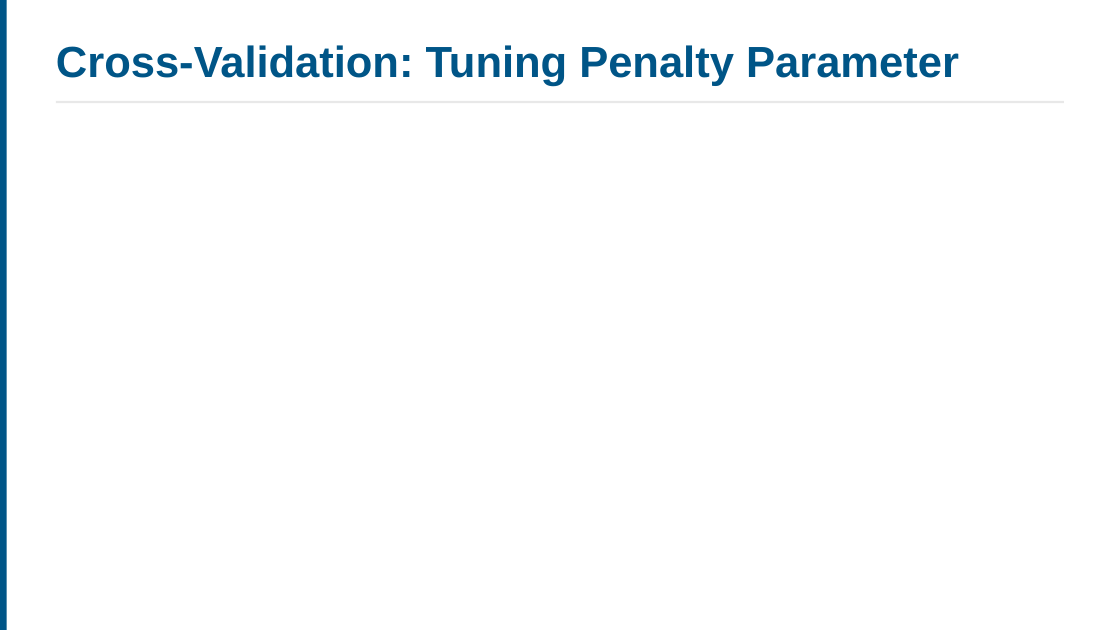
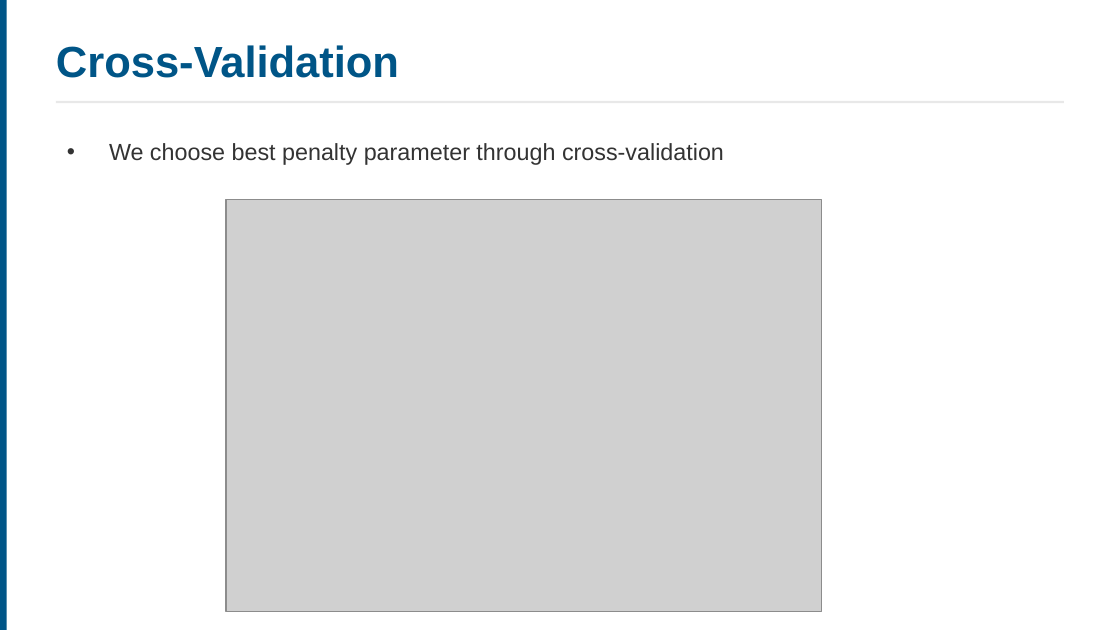
Before and after one commit to ucla-anderson-SSAI/SSAI, a slide deck: slide 40 of Slides/Week1.pptx. Drawn at 1120x630 pixels with LibreOffice and Linux fonts; fonts in the diff are those of the drawing; grey boxes stand for pictures. Boxes give left, top, right and bottom in pixels: in the first picture for what was removed or moved away, otherwise in the second. Text is boxed around its words. In the diff, an @@ line names an element or a change of style, - is before the commit and + after.

```diff
--- a/Slides/Week1.pptx
+++ b/Slides/Week1.pptx
@@ text at (x1=56, y1=45, x2=399, y2=78): text changed @@
-Cross-Validation: Tuning Penalty Parameter
+Cross-Validation
@@ text added at (x1=109, y1=143, x2=724, y2=165), 15 pt, text #333333 @@
+• We choose best penalty parameter through cross-validation
@@ picture added at (x1=226, y1=199, x2=821, y2=612) @@
```
Also in this commit, not shown: 20 other slides changed, 4 slides added, 4 slides removed, 19 other files.
